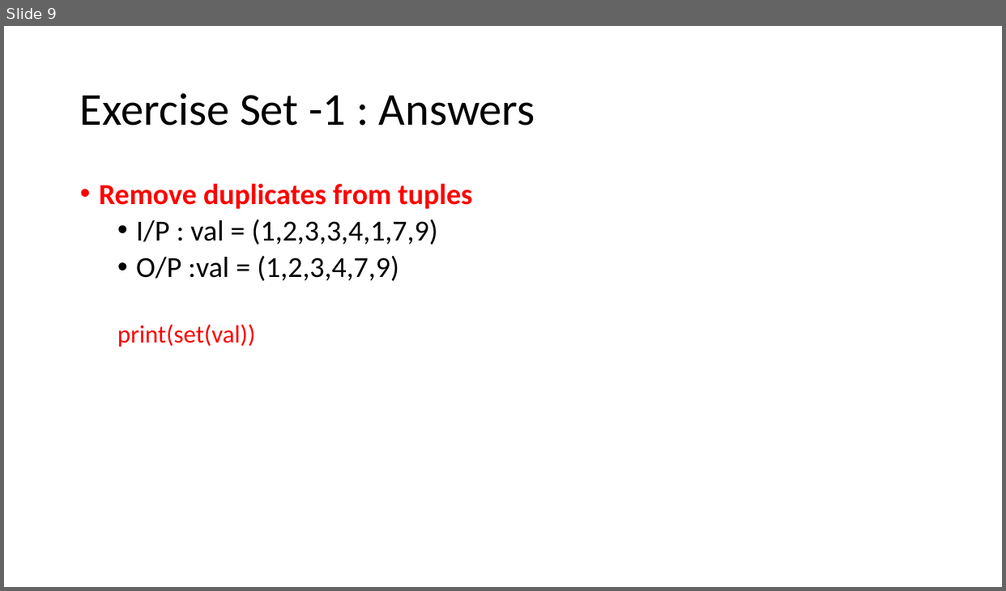
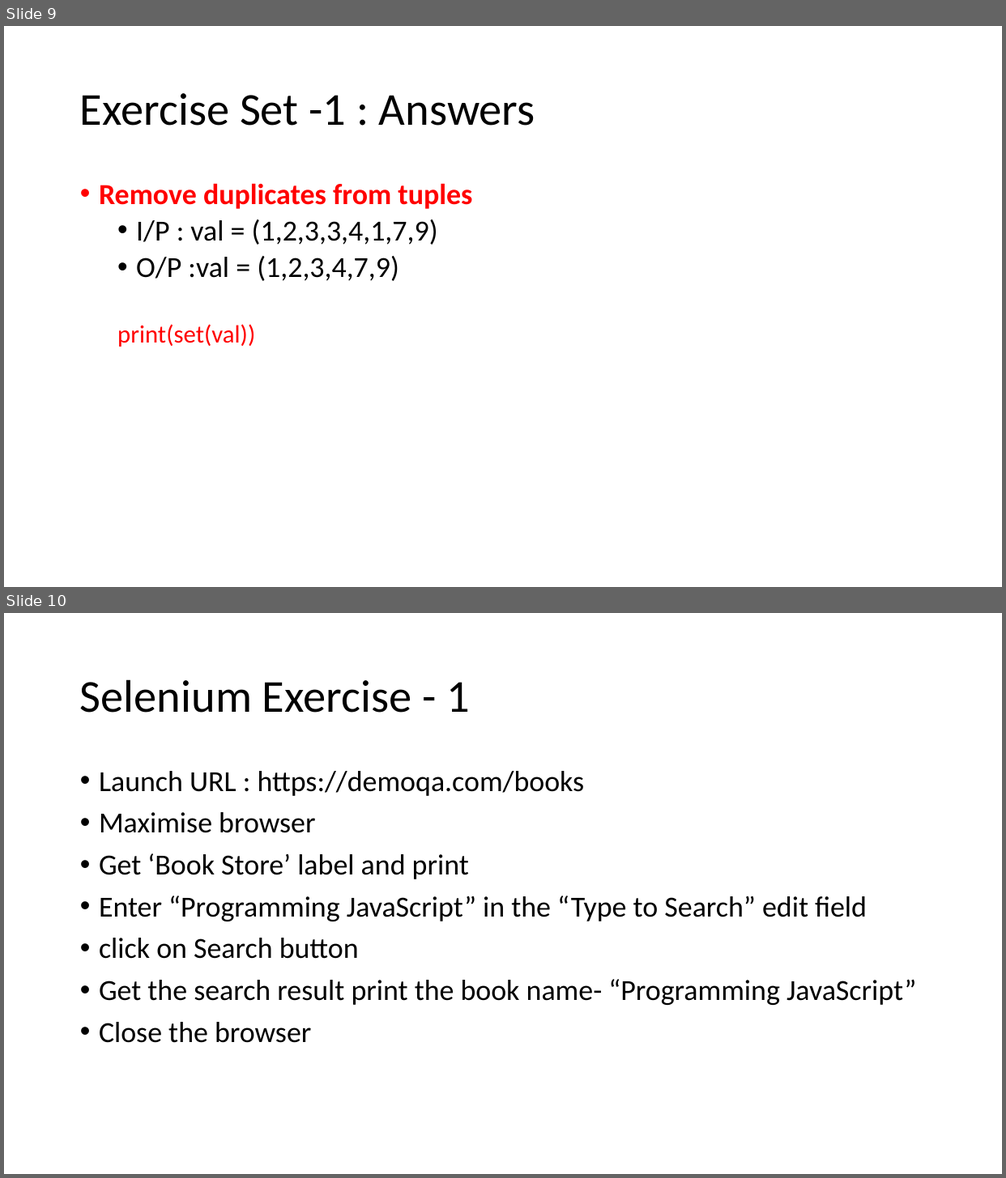
Before and after one commit to techatronian/SeleniumPython_AugBatch, a slide deck: Exercises.pptx. Shown one above the other, each under a label of ours: slide 9 before the commit, slides 9 and 10 after it. The pictures are 1006x591 and 1006x1178 pixels, drawn with LibreOffice and Linux fonts; fonts in the diff are those of the drawing. Boxes give left, top, right and bottom in pixels: in the first picture for what was removed or moved away, otherwise in the second. Text is boxed around its words. In the diff, an @@ line names an element or a change of style, - is before the commit and + after.

Commit message:
updated exercises

```diff
--- a/Exercises.pptx
+++ b/Exercises.pptx
@@ slide 10 added at bbox=[4, 613, 1002, 1174], background #FFFFFF @@
@@ title added at bbox=[80, 679, 470, 713], 44 pt, text #000000 @@
+Selenium Exercise - 1
@@ text added at bbox=[99, 771, 916, 1043], 28 pt, text #000000 @@
+• Launch URL : https://demoqa.com/books
+• Maximise browser
+• Get ‘Book Store’ label and print
+• Enter “Programming JavaScript” in the “Type to Search” edit field
+• click on Search button
+• Get the search result print the book name- “Programming JavaScript”
+• Close the browser
```
Also in this commit, not shown: 1 other slide added.
